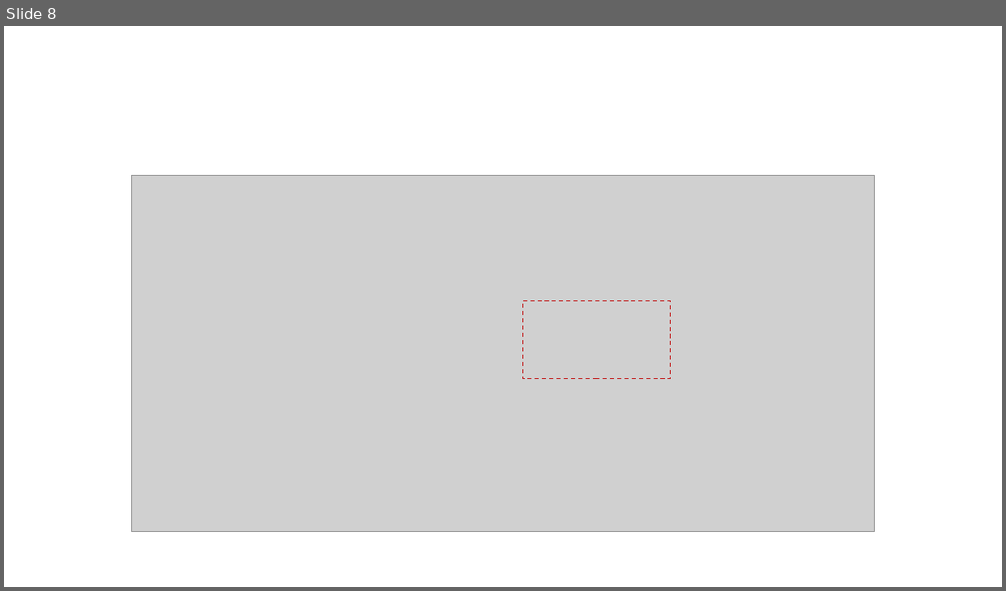
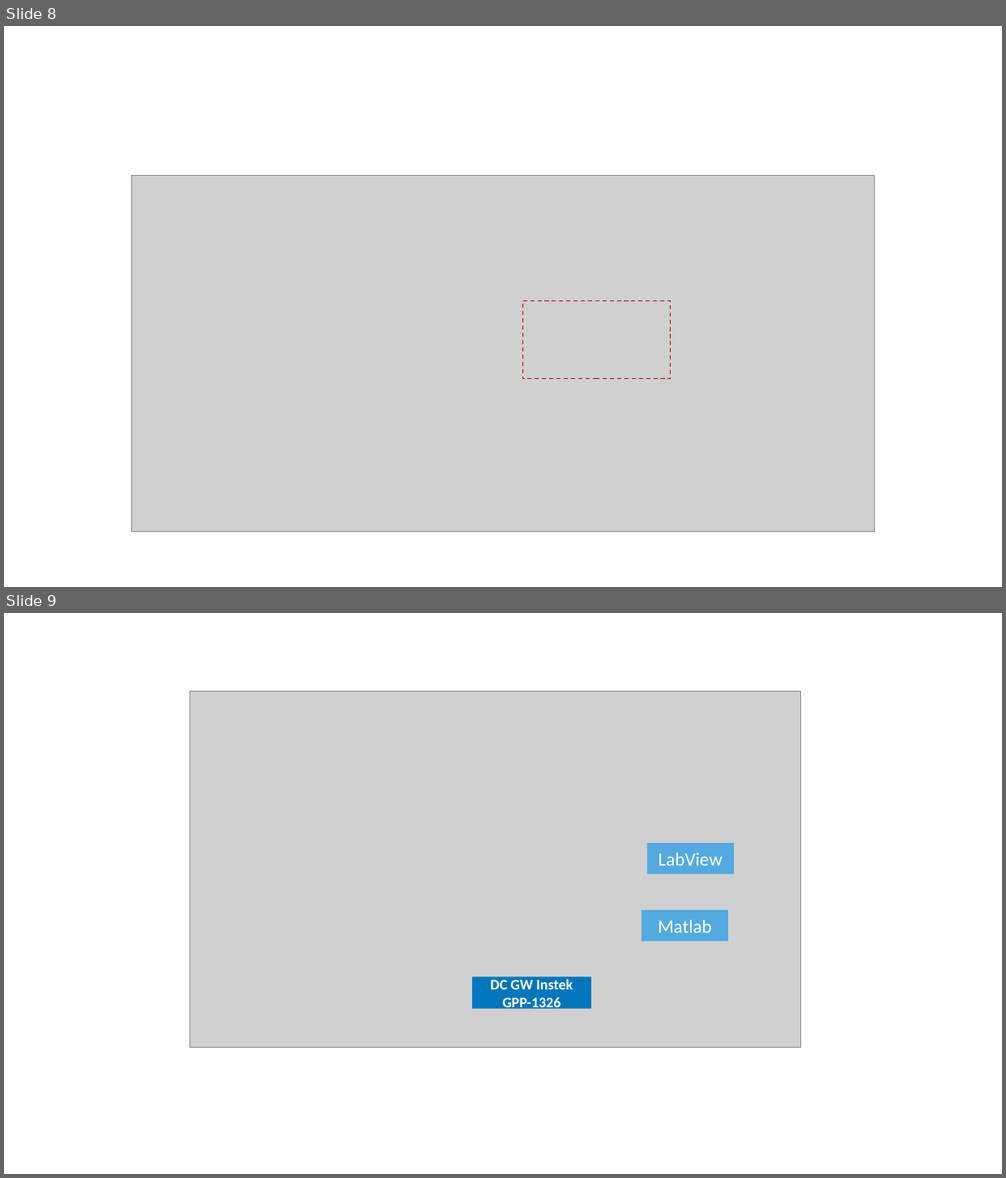
Before and after one commit to Zagil3112/TDG_ReactionWheelsUnloading, a slide deck: Escritura_Plantilla Modificada/imagenes/planteamiento_del_problema/Presentación1.pptx. Shown one above the other, each under a label of ours: slide 8 before the commit, slides 8 and 9 after it. The pictures are 1006x591 and 1006x1178 pixels, drawn with LibreOffice and Linux fonts; fonts in the diff are those of the drawing; grey boxes stand for pictures. Boxes give left, top, right and bottom in pixels: in the first picture for what was removed or moved away, otherwise in the second. Text is boxed around its words. In the diff, an @@ line names an element or a change of style, - is before the commit and + after.

```diff
--- a/Escritura_Plantilla Modificada/imagenes/planteamiento_del_problema/Presentación1.pptx
+++ b/Escritura_Plantilla Modificada/imagenes/planteamiento_del_problema/Presentación1.pptx
@@ slide 9 added at (x1=4, y1=613, x2=1002, y2=1174), background #FFFFFF @@
@@ picture added at (x1=189, y1=692, x2=801, y2=1048) @@
@@ rectangle added at (x1=647, y1=844, x2=734, y2=875), fill #52AAE0, 18 pt, text #FFFFFF @@
+LabView
@@ rectangle added at (x1=641, y1=910, x2=729, y2=941), fill #52AAE0, 18 pt, text #FFFFFF @@
+Matlab
@@ rectangle added at (x1=653, y1=916, x2=729, y2=935), fill #52AAE0 @@
@@ rectangle added at (x1=472, y1=977, x2=591, y2=1009), fill #0277BD, 14 pt, text #FFFFFF, bold @@
+DC GW Instek GPP-1326
```
Also in this commit, not shown: 26 other files.
